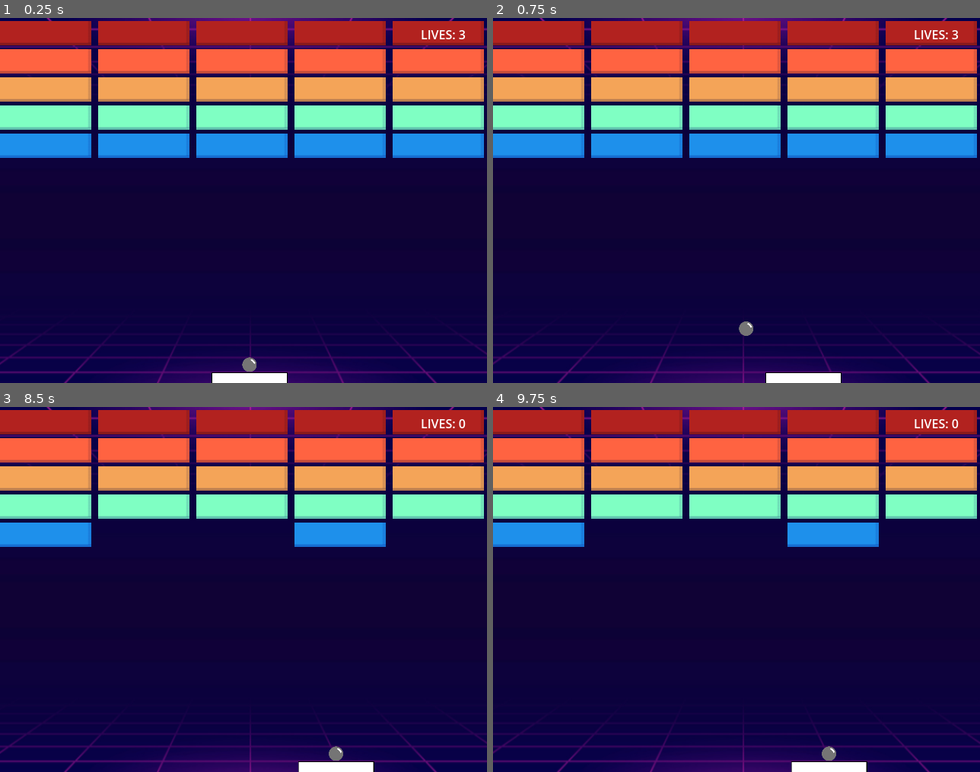
Above: before the commit, frames 1-4 (two rows, left to right).
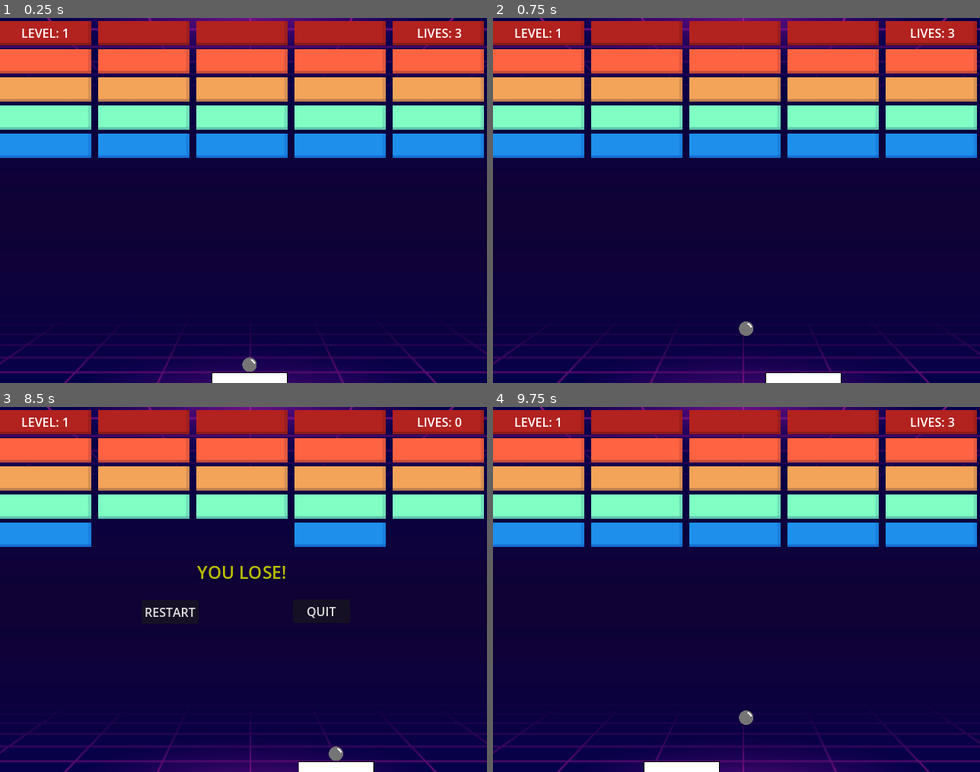
Above: after the commit, the same moments.

Repository: fabiolrodriguez/roguebrick
Game: Godot game, scene res://scenes/wrold.tscn
Same seed, same stepped clock (60 frames per second), same inputs: the game is played once before the commit and once after it.
Inputs (mouse positions are in pixels of both pictures, inside the frame that each line leads up to):
- Up to frame 1 (0.25 s): no input
- Up to frame 2 (0.75 s): tap Enter (ui_accept) at 0.5 s; hold Right (ui_right) from 0.53 s (still down)
- Up to frame 3 (8.5 s): tap Enter (ui_accept) at 0.77, 1.52, 3.02, 3.77, 4.52, 6.02, 6.77, 7.52 s; release Right (ui_right) at 1.28 s; hold Left (ui_left) 1.28-2.03 s; hold Right (ui_right) 2.03-3.53 s; hold Left (ui_left) 3.53-5.78 s; hold Right (ui_right) 5.78-8.03 s; hold Left (ui_left) from 8.03 s (still down)
- Up to frame 4 (9.75 s): release Left (ui_left) at 8.75 s; click (663, 611) at 8.75 s, where only the run after the commit has a clickable "RESTART"; tap Enter (ui_accept) at 9.5 s; hold Left (ui_left) from 9.53 s (still down)

The runs differ from the first frame. In frame 1, 0.3% of the frame differs, in the area x 4-96%, y 2-6%; in frame 2, 0.3%; in frame 3, 0.8%; in frame 4, 5.1%, in the area x 4-100%, y 2-100%.

Commit message:
added win and lose flow and funcional hud

Diff:
--- a/scenes/wrold.tscn
+++ b/scenes/wrold.tscn
@@ -10,6 +10,10 @@
 
 [sub_resource type="RectangleShape2D" id="RectangleShape2D_rfnaa"]
 size = Vector2(677, 13)
+
+[sub_resource type="LabelSettings" id="LabelSettings_x26i3"]
+font_size = 23
+font_color = Color(0.7294118, 0.74509805, 0, 1)
 
 [node name="level" type="Node2D" unique_id=128924603]
 script = ExtResource("1_x26i3")
@@ -65,10 +69,71 @@
 [node name="hud" type="CanvasLayer" parent="." unique_id=1191050989]
 
 [node name="LivesLabel" type="Label" parent="hud" unique_id=2000131278]
-offset_left = 553.0
-offset_top = 10.0
-offset_right = 612.0
-offset_bottom = 33.0
+offset_left = 548.0
+offset_top = 8.0
+offset_right = 607.0
+offset_bottom = 31.0
 text = "LIVES: 3"
 
+[node name="Label" type="Label" parent="hud" unique_id=951694865]
+offset_left = 28.0
+offset_top = 8.0
+offset_right = 91.0
+offset_bottom = 31.0
+text = "LEVEL: 1"
+
+[node name="dead" type="CanvasLayer" parent="." unique_id=2122854333]
+process_mode = 2
+
+[node name="restart" type="Button" parent="dead" unique_id=873391574]
+offset_left = 186.0
+offset_top = 254.0
+offset_right = 261.0
+offset_bottom = 285.0
+text = "RESTART"
+
+[node name="quit" type="Button" parent="dead" unique_id=2067696824]
+offset_left = 385.0
+offset_top = 253.0
+offset_right = 460.0
+offset_bottom = 284.0
+text = "QUIT"
+
+[node name="title" type="Label" parent="dead" unique_id=1798592188]
+offset_left = 259.0
+offset_top = 201.0
+offset_right = 376.0
+offset_bottom = 233.0
+text = "YOU LOSE!"
+label_settings = SubResource("LabelSettings_x26i3")
+
+[node name="win" type="CanvasLayer" parent="." unique_id=350136966]
+process_mode = 2
+
+[node name="restart" type="Button" parent="win" unique_id=1638849918]
+offset_left = 186.0
+offset_top = 254.0
+offset_right = 261.0
+offset_bottom = 285.0
+text = "RESTART"
+
+[node name="quit" type="Button" parent="win" unique_id=388769189]
+offset_left = 385.0
+offset_top = 253.0
+offset_right = 460.0
+offset_bottom = 284.0
+text = "QUIT"
+
+[node name="title" type="Label" parent="win" unique_id=1137587799]
+offset_left = 259.0
+offset_top = 201.0
+offset_right = 376.0
+offset_bottom = 233.0
+text = "YOU WIN!!!"
+label_settings = SubResource("LabelSettings_x26i3")
+
 [connection signal="body_entered" from="deadzone" to="." method="_on_deadzone_body_entered"]
+[connection signal="pressed" from="dead/restart" to="." method="_on_restart_pressed"]
+[connection signal="pressed" from="dead/quit" to="." method="_on_quit_pressed"]
+[connection signal="pressed" from="win/restart" to="." method="_on_restart_pressed"]
+[connection signal="pressed" from="win/quit" to="." method="_on_quit_pressed"]
--- a/scripts/main.gd
+++ b/scripts/main.gd
@@ -9,23 +9,33 @@
 @export var spacing_x: float = 9.0
 @export var spacing_y: float = 5.0
 @export var start_position: Vector2 = Vector2(60, 20)
-
 @export var ball_path: NodePath =  NodePath("./ball")
 @onready var ball2 = get_node(ball_path)
 @onready var ball2_root: Node2D = get_node(ball_path)
 @onready var bola: Node2D = ball2_root.get_node("bola")
 
 @onready var lives_label = $hud/LivesLabel
+@onready var level_label = $hud/Label
+@onready var dead_menu = $dead
+@onready var win_menu = $win
 
 var ball_speed : float
-var phase := 1
+var phase = 1
 var lives = 3
 
 var brick_scene = preload("res://scenes/brick.tscn")
 var brick = brick_scene.instantiate()
 
+
+
 func update_lives_ui():
 	lives_label.text = "LIVES: %d" % lives
+
+func update_level_ui():
+	if phase > 4:
+		level_label.text = "WINNER"
+	else:
+		level_label.text = "LEVEL: %d" % phase
 
 func generate_bricks():
 
@@ -64,6 +74,8 @@
 func _ready():
 
 	randomize()
+	dead_menu.visible = false
+	win_menu.visible = false
 	generate_bricks()
 	# connect brick to send the get the destroyed signal
 	for brick in bricks.get_children():
@@ -71,20 +83,21 @@
 
 	ball_speed = bola.start_speed
 	update_lives_ui()
+	update_level_ui()
 
 func _on_brick_destroyed():
 	call_deferred("check_bricks")
 
-#func spawn_brick(pos):
-#
-	#var brick = brick_scene.instantiate()
-	#$bricks_container.add_child(brick)
-	#brick.position = pos
-	#brick.destroyed.connect(check_bricks)
-
 func check_lives():
 	if lives <= 0:
 		print("GAME OVER")
+		dead_menu.visible = true
+		get_tree().paused = true
+
+func check_win():
+	if phase > 4:
+		print("WINNER")
+		win_menu.visible = true
 		get_tree().paused = true
 
 func _on_deadzone_body_entered(body):
@@ -100,11 +113,20 @@
 	print("Starting phase: ", phase)
 	bola.stick_to_player(ball_speed)
 	generate_bricks()
+	update_level_ui()
 
 func check_bricks():
 	print("bricks restantes:", bricks.get_child_count())
 
 	if bricks.get_child_count() <= 1:
-		if phase <= 4:
-			phase += 1
-			start_phase(phase)
+		phase += 1
+		check_win()
+		start_phase(phase)
+
+
+func _on_restart_pressed() -> void:
+	get_tree().paused = false
+	get_tree().reload_current_scene()
+
+func _on_quit_pressed() -> void:
+	get_tree().quit()
